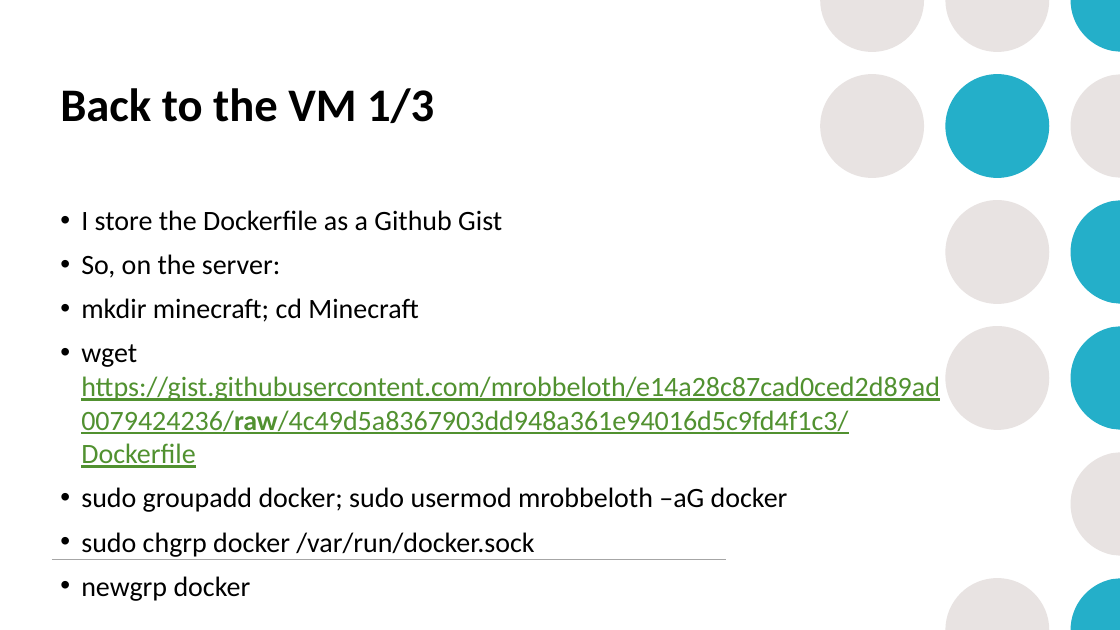
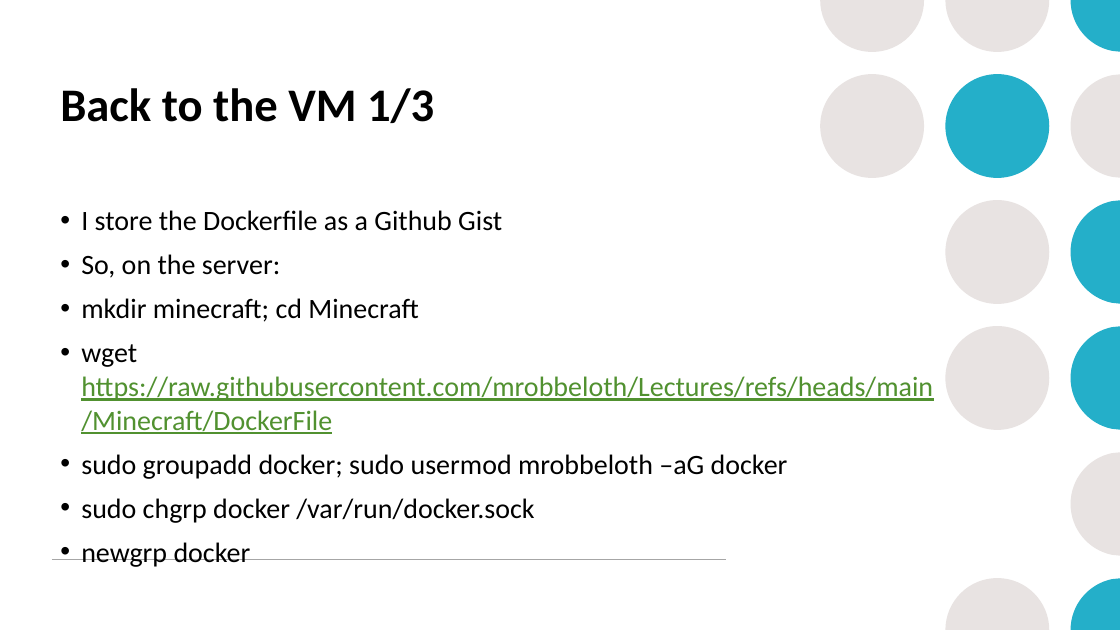
Before and after one commit to mrobbeloth/Lectures, a slide deck: slide 34 of Minecraft/Learning DevOps Through Minecraft.pptx. Drawn at 1120x630 pixels with LibreOffice and Linux fonts; fonts in the diff are those of the drawing. Boxes give left, top, right and bottom in pixels: in the first picture for what was removed or moved away, otherwise in the second. Text is boxed around its words. In the diff, an @@ line names an element or a change of style, - is before the commit and + after.

```diff
--- a/Minecraft/Learning DevOps Through Minecraft.pptx
+++ b/Minecraft/Learning DevOps Through Minecraft.pptx
@@ text at (x1=81, y1=344, x2=933, y2=434): text changed @@
-• wget https://gist.githubusercontent.com/mrobbeloth/e14a28c87cad0ced2d89ad0079424236/raw/4c49d5a8367903dd948a361e94016d5c9fd4f1c3/Dockerfile
+• wget https://raw.githubusercontent.com/mrobbeloth/Lectures/refs/heads/main/Minecraft/DockerFile
```
Also in this commit, not shown: 3 other slides changed, 5 slides added, 2 slides removed.
